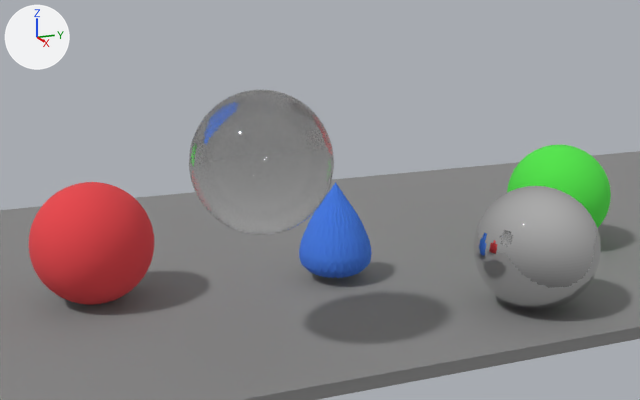
The Blender file scenes/someobjects.blend: old version first, new version second.
Before and after are seen from a camera (50 mm lens) standing at (10.28, -7.25, 5.37) and looking at (-2.8, -1.95, 1.75). Every picture has the same lights, and +X, +Y and +Z are marked at upper left.
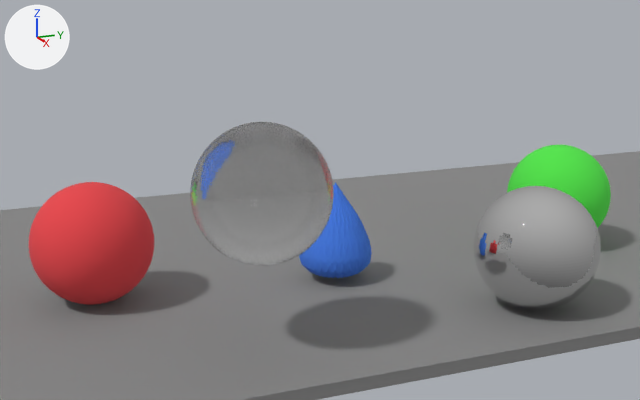
Changed parts and their boxes [x1, y1, x2, y2] in the pictures (640 x 400 px):
'Sphere.003', moved: before [189, 90, 334, 235]; after [190, 122, 334, 266]

The edits, one by one:
Object 'Sphere.003' (ob_sphere_003) moves from (-1.08, -3.51, 2.84) to (-1.08, -3.51, 2.4).
